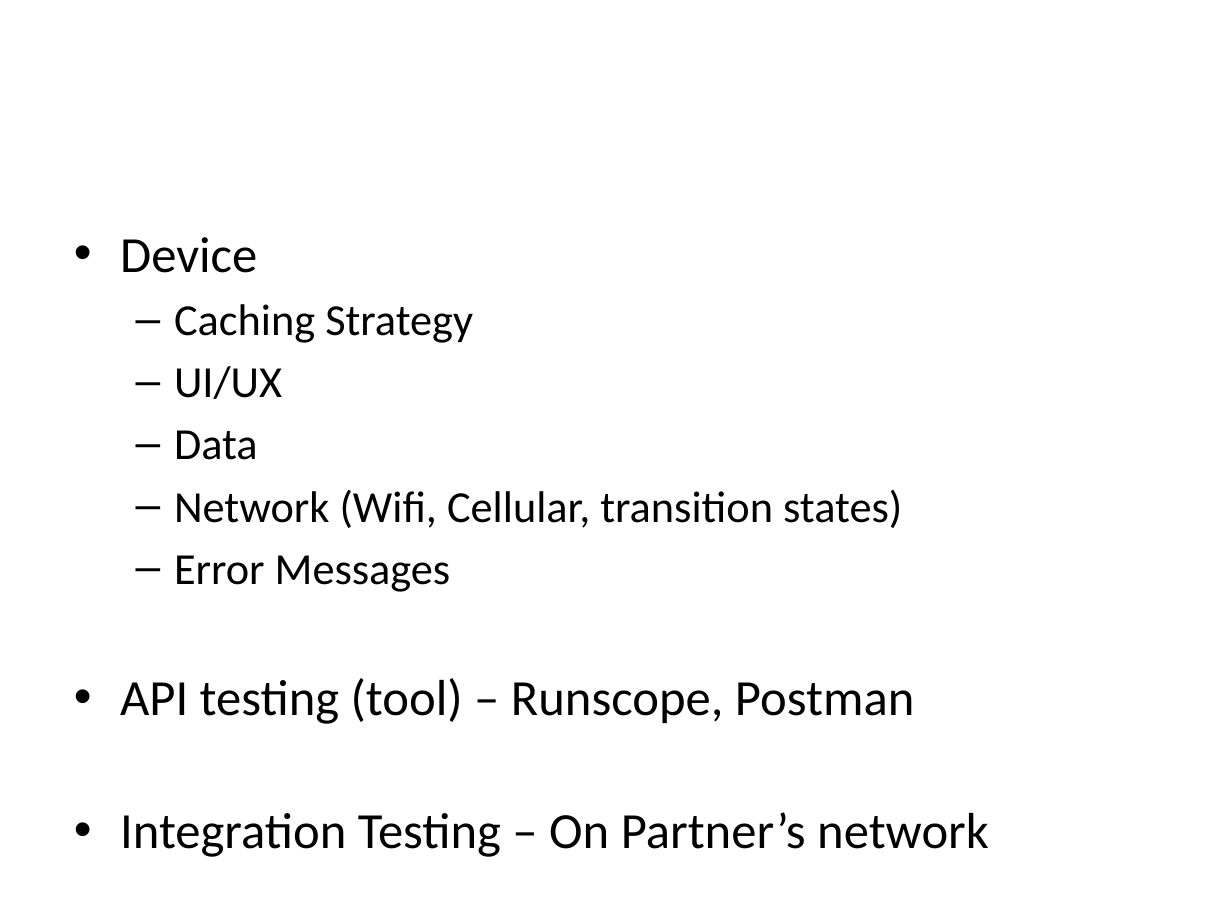
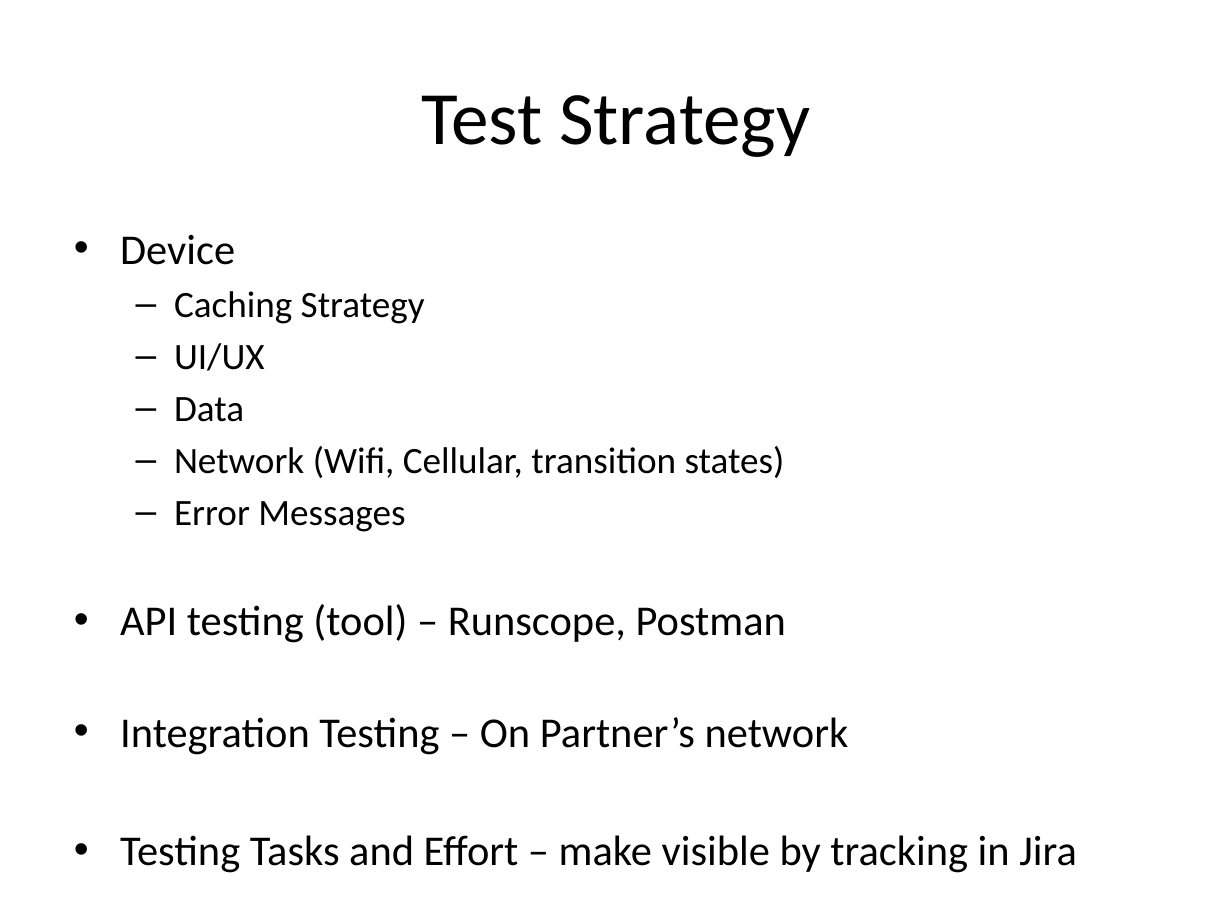
Before and after one commit to swatisqa/QA_Presentations, a slide deck: slide 5 of MobileBestPractices.pptx. Drawn at 1232x924 pixels with LibreOffice and Linux fonts; fonts in the diff are those of the drawing. Boxes give left, top, right and bottom in pixels: in the first picture for what was removed or moved away, otherwise in the second. Text is boxed around its words. In the diff, an @@ line names an element or a change of style, - is before the commit and + after.

```diff
--- a/MobileBestPractices.pptx
+++ b/MobileBestPractices.pptx
@@ title added at <box>421,95,810,157</box>, 44 pt, text #000000 @@
+Test Strategy
@@ text at <box>120,235,849,755</box>: size 29.6 to 24.8 pt in "Device", "API testing (tool) – Runscope, Postman", "Integration Testing – On Partner’s network"; size 25.9 to 21.7 pt in "Caching Strategy", "UI/UX", "Data", "Network (Wifi, Cellular, transition states)" and 1 more places @@
@@ text at <box>120,835,1077,873</box>: paragraph added @@
+• Testing Tasks and Effort – make visible by tracking in Jira
```
Also in this commit, not shown: 3 other slides changed.
